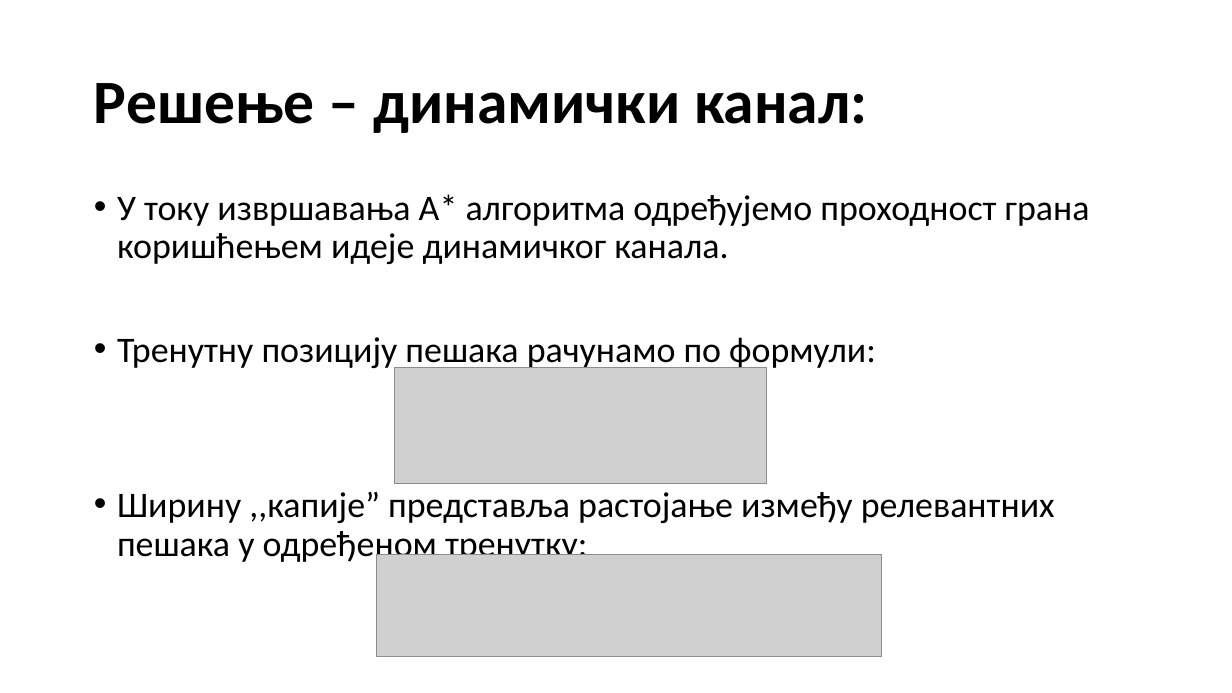
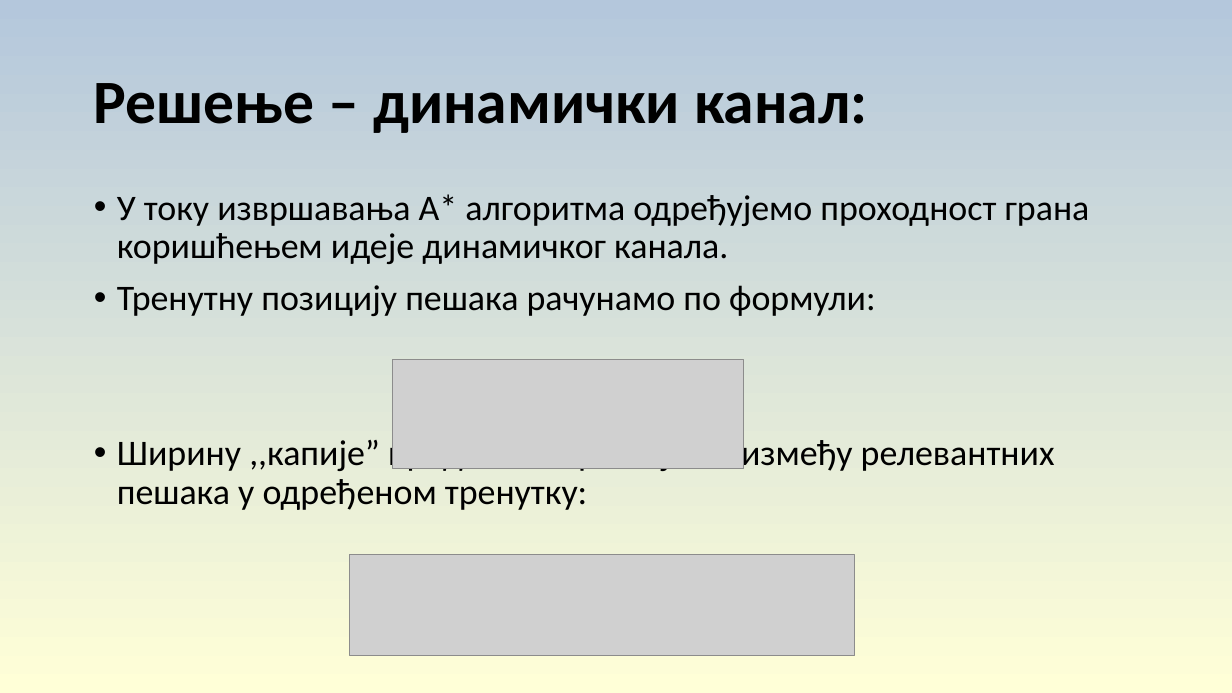
Before and after one commit to fongsd/Topologija, a slide deck: slide 8 of Тополошко планирање путање за навигацију кроз гужву .pptx. Drawn at 1232x693 pixels with LibreOffice and Linux fonts; fonts in the diff are those of the drawing; grey boxes stand for pictures. Boxes give left, top, right and bottom in pixels: in the first picture for what was removed or moved away, otherwise in the second. Text is boxed around its words. In the diff, an @@ line names an element or a change of style, - is before the commit and + after.

```diff
--- a/Тополошко планирање путање за навигацију кроз гужву .pptx
+++ b/Тополошко планирање путање за навигацију кроз гужву .pptx
@@ background #FFFFFF to gradient #B4C7DC to #FFFFD7 @@
@@ text "У току извршавања А* алгоритма ..." rewrapped from <box>117,194,1090,565</box> to <box>117,194,1090,510</box> @@
@@ picture: place and size @@
-picture at <box>395,368,767,484</box>
+picture at <box>393,360,744,469</box>
@@ picture: place and size @@
-picture at <box>376,555,882,656</box>
+picture at <box>349,555,855,656</box>
```
Also in this commit, not shown: 14 other slides changed, 2 other files.
